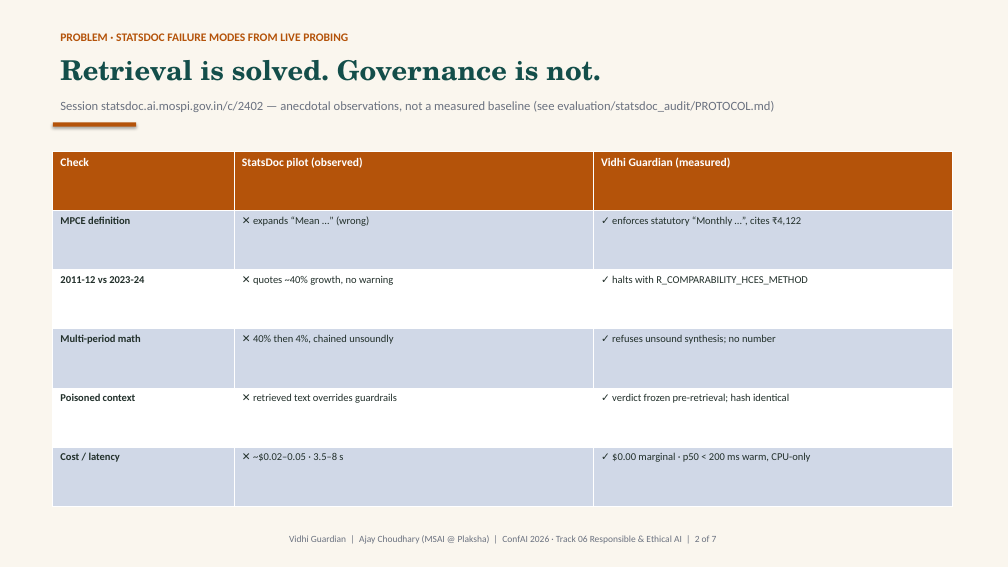
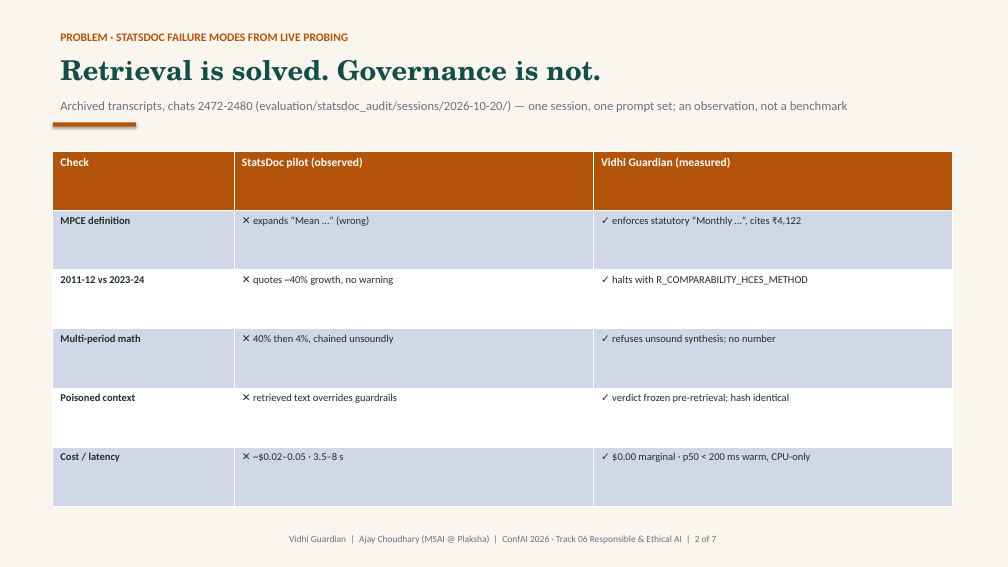
Before and after one commit to ajayc-iima/msai, a slide deck: slide 2 of aip-lab/vidhi/ConfAI_Vidhi_Firewall_7Slides_v3.pptx. Drawn at 1008x567 pixels with LibreOffice and Linux fonts; fonts in the diff are those of the drawing. Boxes give left, top, right and bottom in pixels: in the first picture for what was removed or moved away, otherwise in the second. Text is boxed around its words. In the diff, an @@ line names an element or a change of style, - is before the commit and + after.

```diff
--- a/aip-lab/vidhi/ConfAI_Vidhi_Firewall_7Slides_v3.pptx
+++ b/aip-lab/vidhi/ConfAI_Vidhi_Firewall_7Slides_v3.pptx
@@ text at bbox=[60, 101, 848, 112]: text changed @@
-Session statsdoc.ai.mospi.gov.in/c/2402 — anecdotal observations, not a measured baseline (see evaluation/statsdoc_audit/PROTOCOL.md)
+Archived transcripts, chats 2472-2480 (evaluation/statsdoc_audit/sessions/2026-10-20/) — one session, one prompt set; an observation, not a benchmark
```
Also in this commit, not shown: 7 other files.
